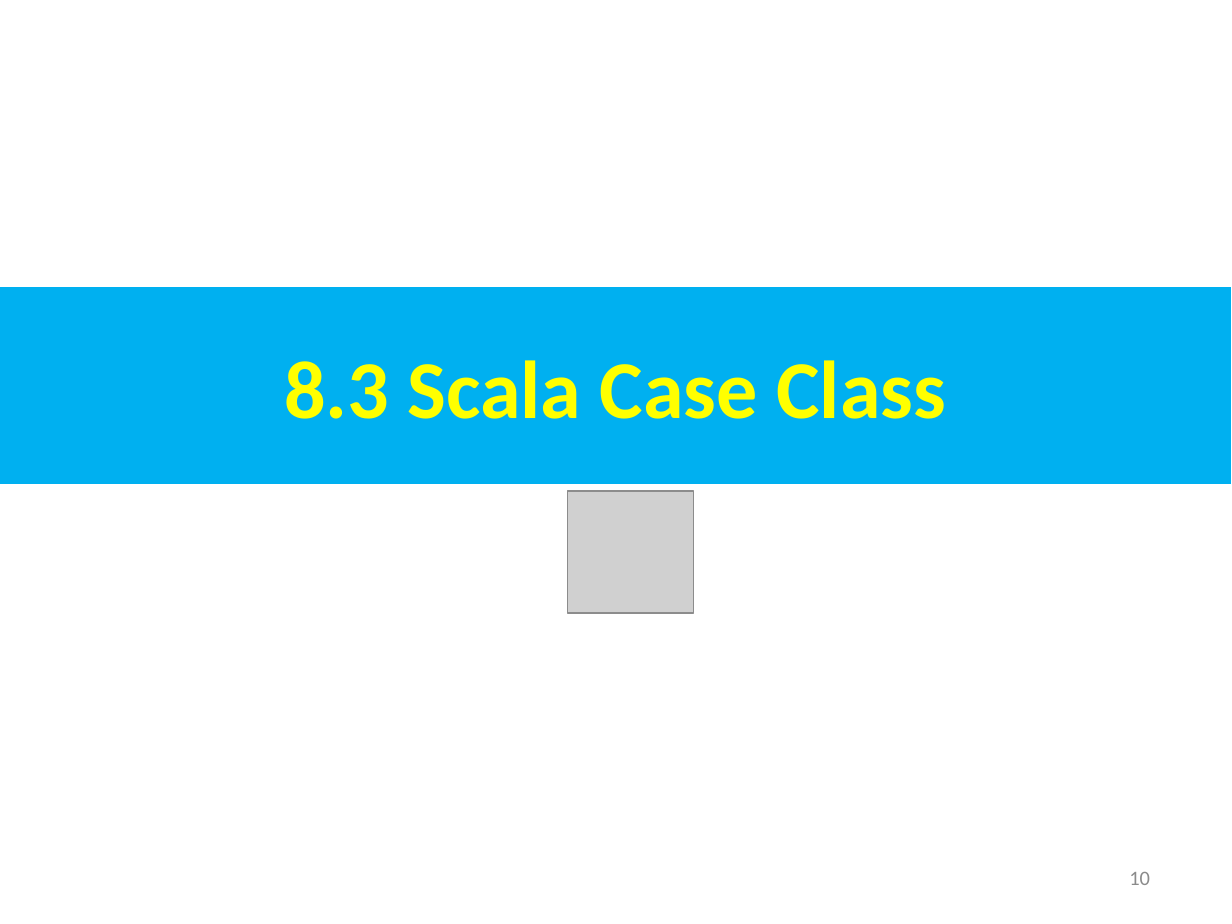
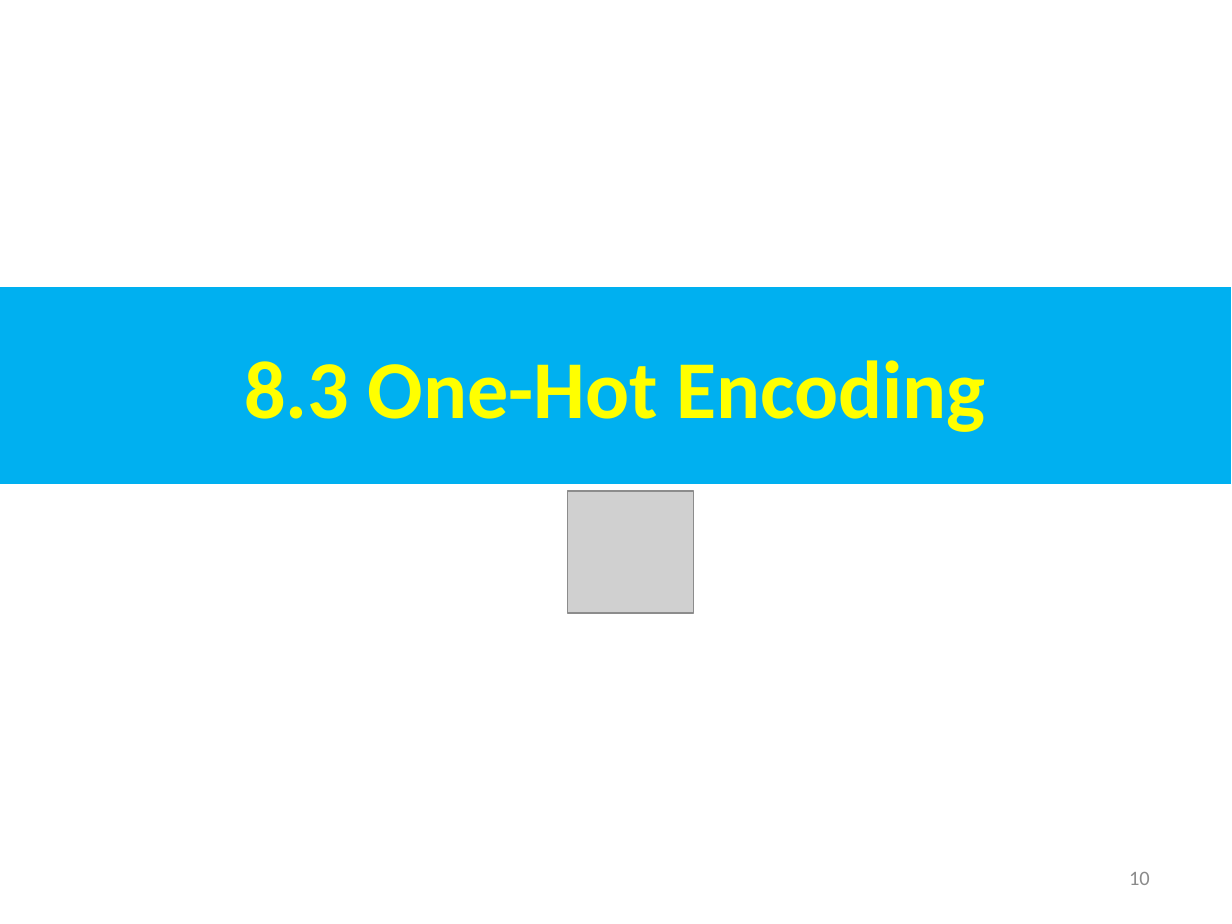
Before and after one commit to peterhchen/AIU_CS800_Chisel, a slide deck: slide 10 of 500_UCSC_HWD/008_Arbit/000_Video/008.Arbit.ppt. Drawn at 1232x924 pixels with LibreOffice and Linux fonts; fonts in the diff are those of the drawing; grey boxes stand for pictures. Boxes give left, top, right and bottom in pixels: in the first picture for what was removed or moved away, otherwise in the second. Text is boxed around its words. In the diff, an @@ line names an element or a change of style, - is before the commit and + after.

```diff
--- a/500_UCSC_HWD/008_Arbit/000_Video/008.Arbit.ppt
+++ b/500_UCSC_HWD/008_Arbit/000_Video/008.Arbit.ppt
@@ text in rectangle at bbox=[244, 360, 986, 432]: text changed @@
-8.3 Scala Case Class
+8.3 One-Hot Encoding
```
Also in this commit, not shown: 6 other slides changed, 5 slides added, 1 slide removed.
